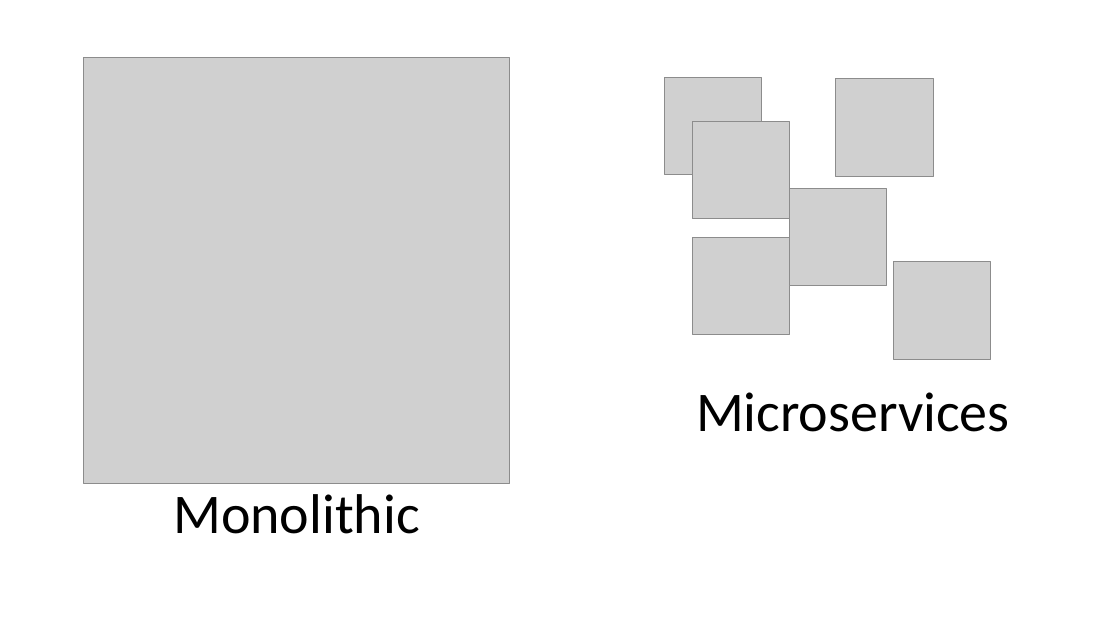
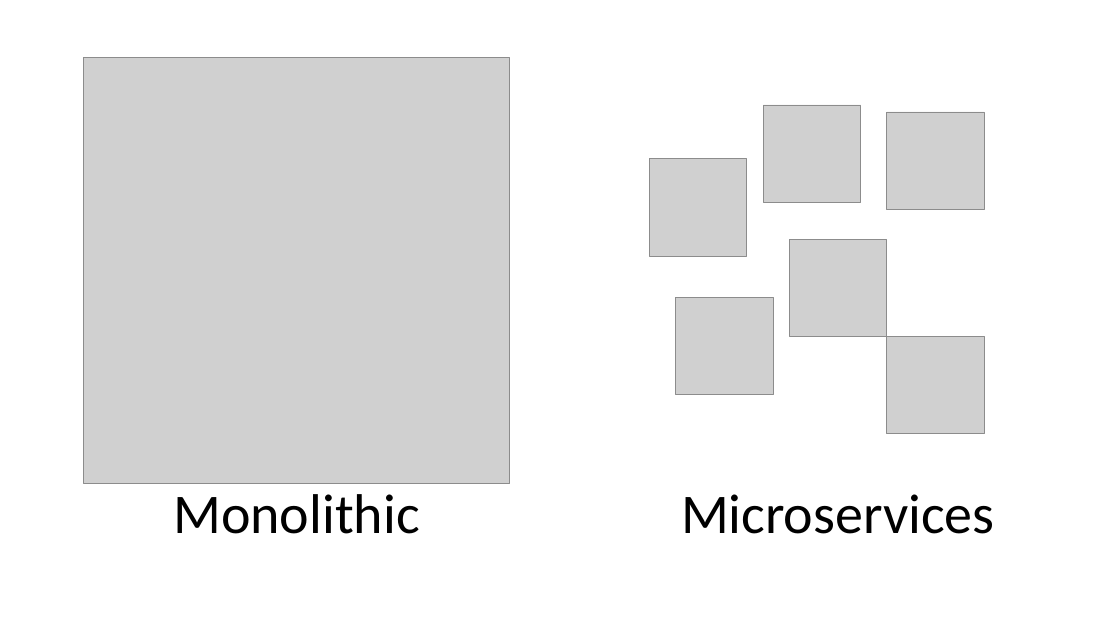
Before and after one commit to BionStt/presentations-2, a slide deck: slide 19 of Azure functions.pptx (slide 18 before the commit). Drawn at 1120x630 pixels with LibreOffice and Linux fonts; fonts in the diff are those of the drawing; grey boxes stand for pictures. Boxes give left, top, right and bottom in pixels: in the first picture for what was removed or moved away, otherwise in the second. Text is boxed around its words. In the diff, an @@ line names an element or a change of style, - is before the commit and + after.

Commit message:
Updates

```diff
--- a/Azure functions.pptx
+++ b/Azure functions.pptx
@@ picture: place and size @@
-picture at [692,122,790,219]
+picture at [764,105,861,202]
@@ picture: place and size @@
-picture at [836,79,933,176]
+picture at [887,112,985,209]
@@ picture: place and size @@
-picture at [665,77,762,175]
+picture at [649,159,747,256]
@@ picture: place and size @@
-picture at [790,188,887,286]
+picture at [790,239,887,337]
@@ picture: place and size @@
-picture at [692,237,790,334]
+picture at [676,297,773,395]
@@ picture: place and size @@
-picture at [894,262,991,360]
+picture at [887,337,985,434]
@@ text "Microservices": place and size @@
-text "Microservices" at [696,392,1009,432]
+text "Microservices" at [681,494,994,534]
```
Also in this commit, not shown: 4 other slides changed, 7 slides added.
